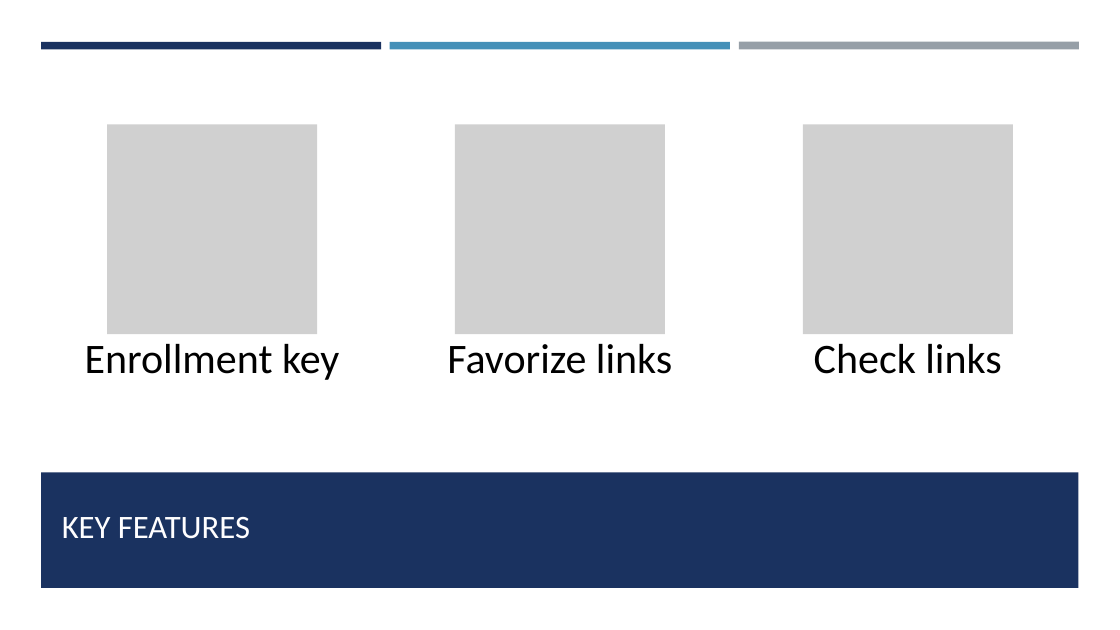
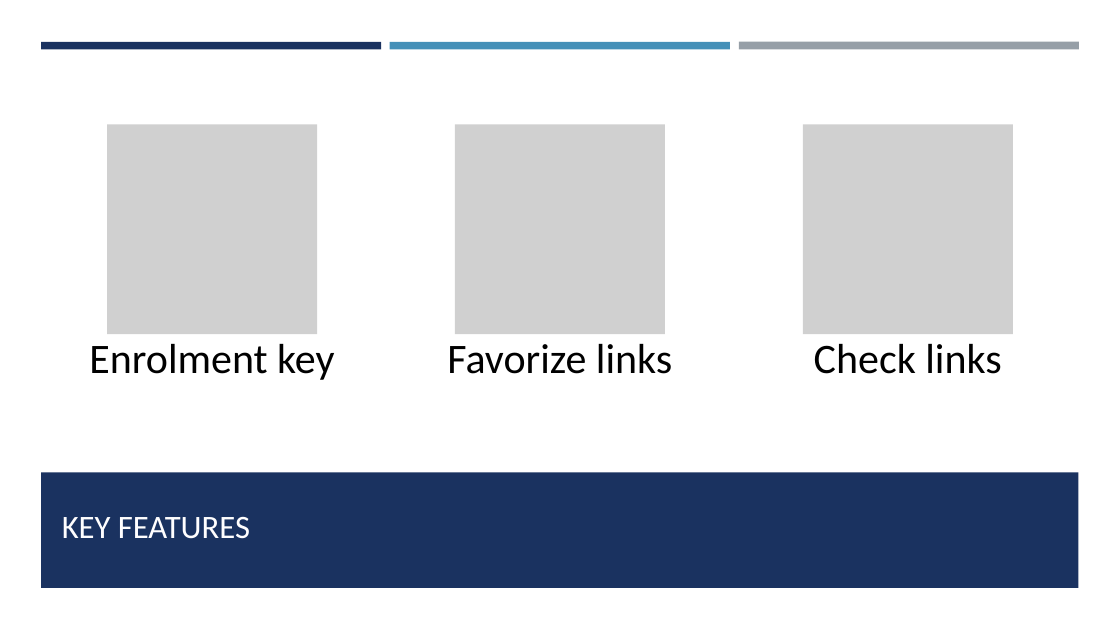
Before and after one commit to j-j-martin/Hackathon2023, a slide deck: slide 2 of Moodle-helper.pptx. Drawn at 1120x630 pixels with LibreOffice and Linux fonts; fonts in the diff are those of the drawing; grey boxes stand for pictures. Boxes give left, top, right and bottom in pixels: in the first picture for what was removed or moved away, otherwise in the second. Text is boxed around its words. In the diff, an @@ line names an element or a change of style, - is before the commit and + after.

```diff
--- a/Moodle-helper.pptx
+++ b/Moodle-helper.pptx
@@ text at [89, 344, 334, 380]: text changed @@
-Enrollment key
+Enrolment key
```
Also in this commit, not shown: 8 slides added, 3 slides removed, 2 other files.
